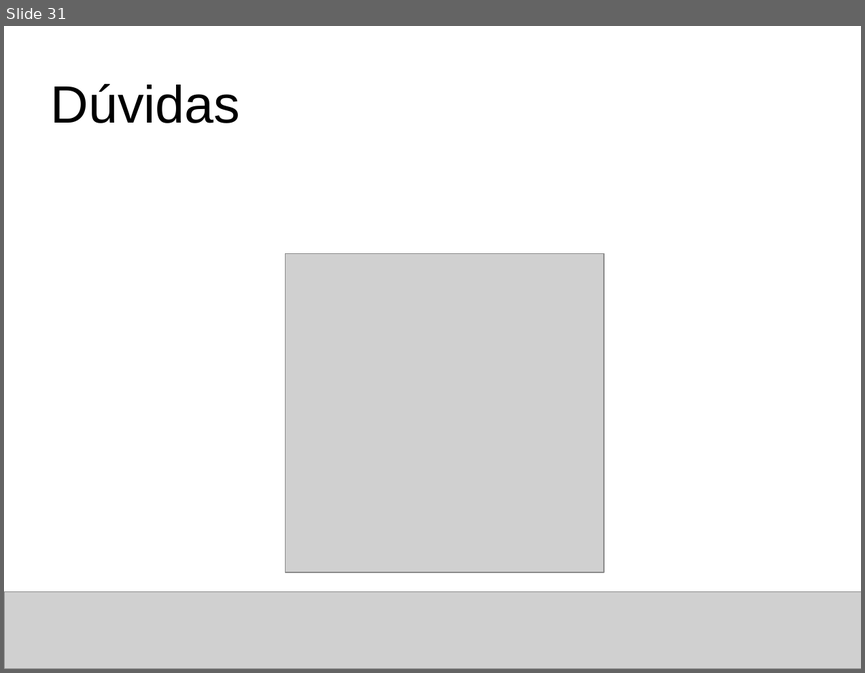
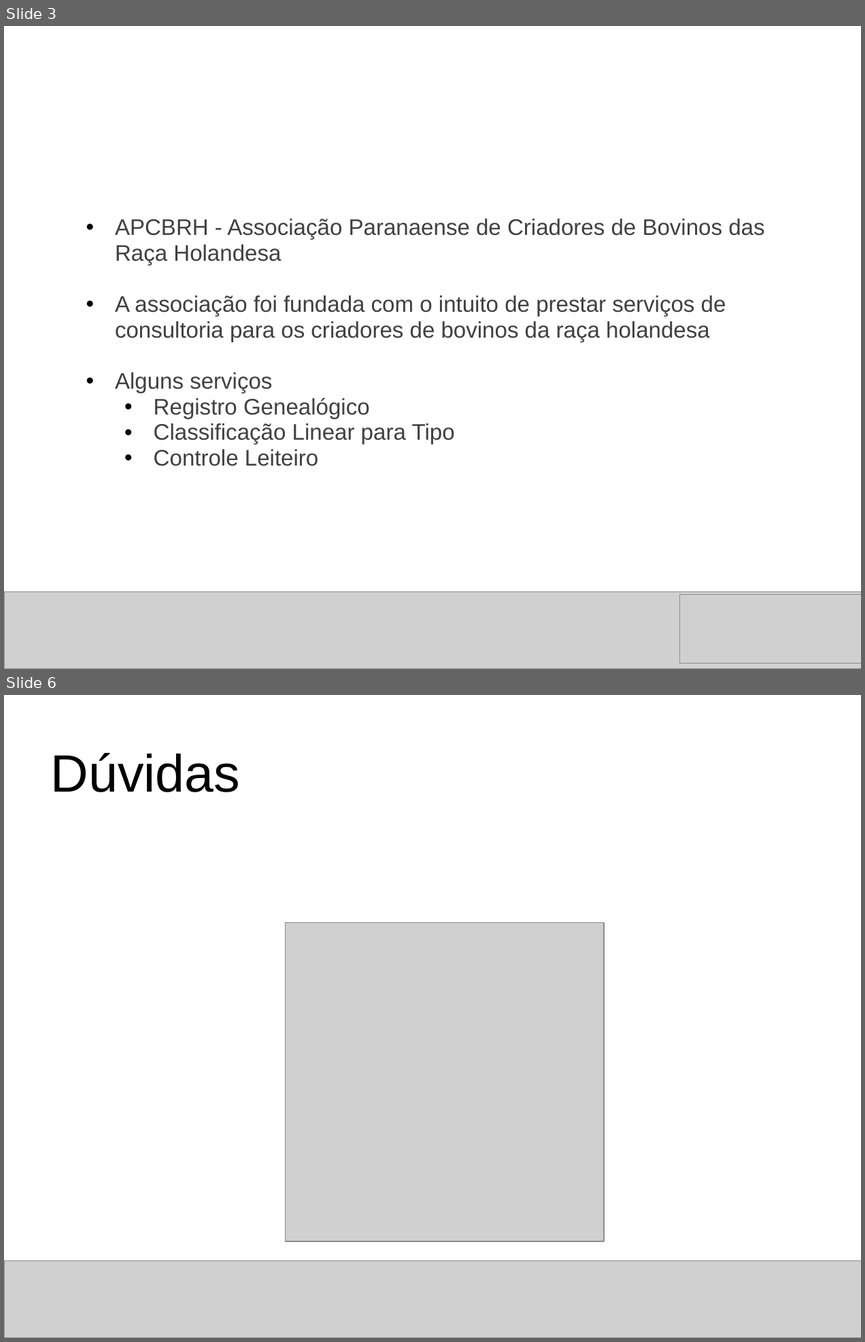
Before and after one commit to thiagoalvsantos/sabrh, a slide deck: Concepção/projeto_final_sabrh_apresentacao_proposta.ppt. Shown one above the other, each under a label of ours: slide 31 before the commit, slides 3 and 6 after it; the slides between them are not shown. The pictures are 865x673 and 865x1342 pixels, drawn with LibreOffice and Linux fonts; fonts in the diff are those of the drawing; grey boxes stand for pictures; background and template pictures are left out. Boxes give left, top, right and bottom in pixels: in the first picture for what was removed or moved away, otherwise in the second. Text is boxed around its words. In the diff, an @@ line names an element or a change of style, - is before the commit and + after.

```diff
--- a/Concepção/projeto_final_sabrh_apresentacao_proposta.ppt
+++ b/Concepção/projeto_final_sabrh_apresentacao_proposta.ppt
@@ slide 3 added at [4, 26, 861, 669], background picture (left out) @@
@@ title added at [50, 56, 814, 155], 49 pt, text #FFFFFF @@
+O Cliente
@@ text added at [115, 218, 764, 466], 21 pt, text #404040 @@
+  • APCBRH - Associação Paranaense de Criadores de Bovinos das Raça Holandesa
+  • A associação foi fundada com o intuito de prestar serviços de consultoria para os criadores de bovinos da raça holandesa
+  • Alguns serviços
+    • Registro Genealógico
+    • Classificação Linear para Tipo
+    • Controle Leiteiro
@@ picture added at [4, 592, 861, 669] @@
@@ picture added at [679, 594, 861, 663] @@
@@ what was slide 31 is now slide 6 @@
```
Also in this commit, not shown: 2 slides changed, 2 other slides added, 28 slides removed.
